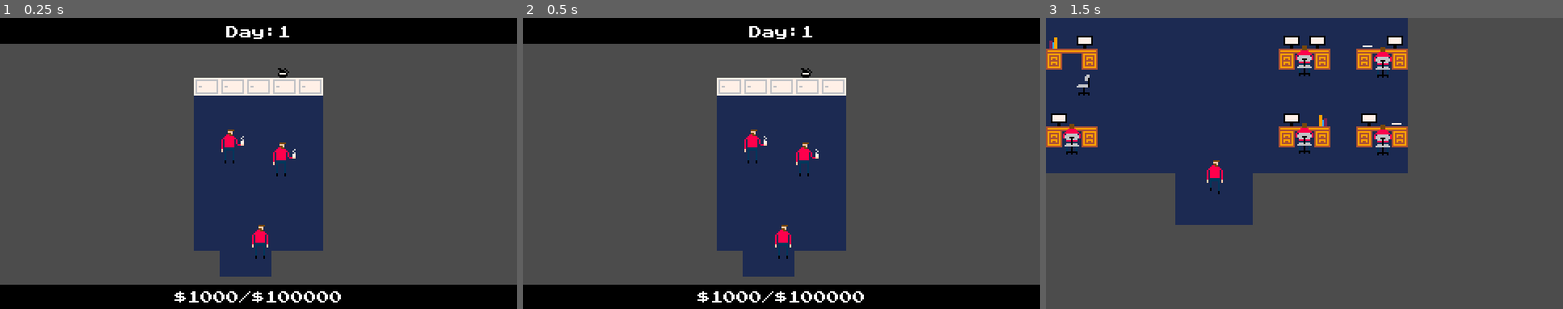
Above: before the commit, frames 1-3 (left to right).
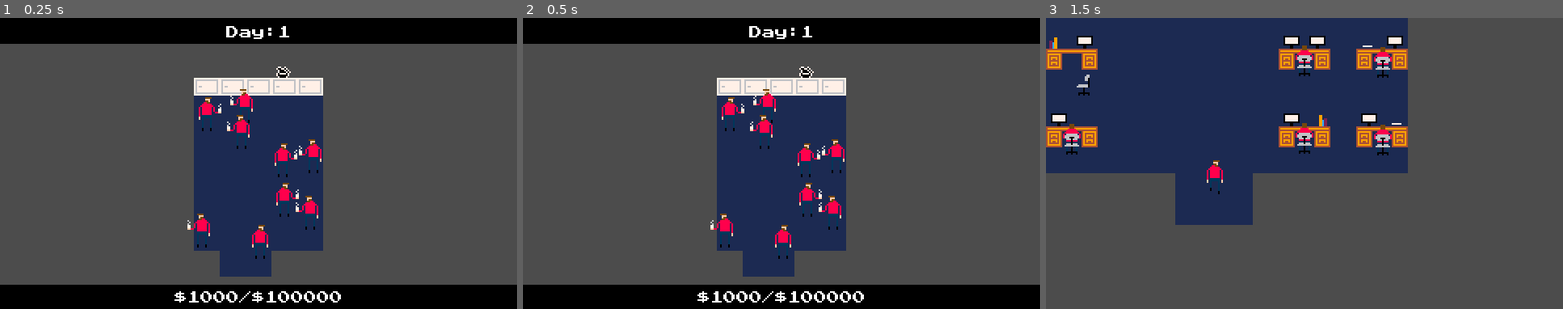
Above: after the commit, the same moments.

Repository: qhoang85/LD47
Game: Godot game, scene res://scenes/breakroom.tscn
Two runs of this game, one before a commit and one after it. Both use one fixed random seed, a clock stepped at 60 frames per second and the inputs below. This scene is started directly instead of the project's main scene.
Inputs (mouse positions are in pixels of both pictures, inside the frame that each line leads up to):
- Up to frame 1 (0.25 s): no input
- Up to frame 2 (0.5 s): no input
- Up to frame 3 (1.5 s): move the mouse to (1418, 148) at 0.52 s; hold D (player_right) 0.53-1.28 s; hold Space (player_use) 0.53-1.28 s; click (1418, 148) at 0.67 s; move the mouse to (1201, 178) at 1.27 s; hold S (player_down) from 1.28 s (still down); tap Space (player_use) at 1.35 s

The runs differ from the first frame. In frame 1, 1.7% of the frame differs, in the area x 36-63%, y 16-79%; in frame 2, 1.7%; in frame 3, nothing differs.

Commit message:
Break room.

Diff:
--- a/project.godot
+++ b/project.godot
@@ -106,6 +106,6 @@
 
 [rendering]
 
-quality/2d/use_nvidia_rect_flicker_workaround=true
 quality/2d/use_pixel_snap=true
 environment/default_environment="res://default_env.tres"
+quality/2d/use_nvidia_rect_flicker_workaround=true
--- a/scenes/breakroom.tscn
+++ b/scenes/breakroom.tscn
@@ -35,11 +35,34 @@
 [node name="Player" parent="TileMap/SpriteMap" instance=ExtResource( 3 )]
 position = Vector2( 40.8622, 116.853 )
 
-[node name="DroneDrink" parent="TileMap/SpriteMap" instance=ExtResource( 6 )]
-position = Vector2( 24, 64 )
+[node name="DroneDrink3" parent="TileMap/SpriteMap" instance=ExtResource( 6 )]
+position = Vector2( 3.06491, 116.143 )
+scale = Vector2( -1, 1 )
 
-[node name="DroneDrink2" parent="TileMap/SpriteMap" instance=ExtResource( 6 )]
-position = Vector2( 56, 72 )
+[node name="DroneDrink4" parent="TileMap/SpriteMap" instance=ExtResource( 6 )]
+position = Vector2( 70.2466, 104.767 )
+scale = Vector2( -1, 1 )
+
+[node name="DroneDrink5" parent="TileMap/SpriteMap" instance=ExtResource( 6 )]
+position = Vector2( 57.7975, 97.0402 )
+
+[node name="DroneDrink6" parent="TileMap/SpriteMap" instance=ExtResource( 6 )]
+position = Vector2( 29.4654, 38.8733 )
+scale = Vector2( -1, 1 )
+
+[node name="DroneDrink7" parent="TileMap/SpriteMap" instance=ExtResource( 6 )]
+position = Vector2( 56.939, 72.5715 )
+
+[node name="DroneDrink8" parent="TileMap/SpriteMap" instance=ExtResource( 6 )]
+position = Vector2( 72.1783, 69.7812 )
+scale = Vector2( -1, 1 )
+
+[node name="DroneDrink9" parent="TileMap/SpriteMap" instance=ExtResource( 6 )]
+position = Vector2( 27.319, 55.1858 )
+scale = Vector2( -1, 1 )
+
+[node name="DroneDrink10" parent="TileMap/SpriteMap" instance=ExtResource( 6 )]
+position = Vector2( 10.148, 44.2393 )
 
 [node name="StaticBody2D" type="StaticBody2D" parent="."]
 collision_layer = 2
Binary file changed: graphics/sprites.png
Not shown, changed: source/sprites.xcf
